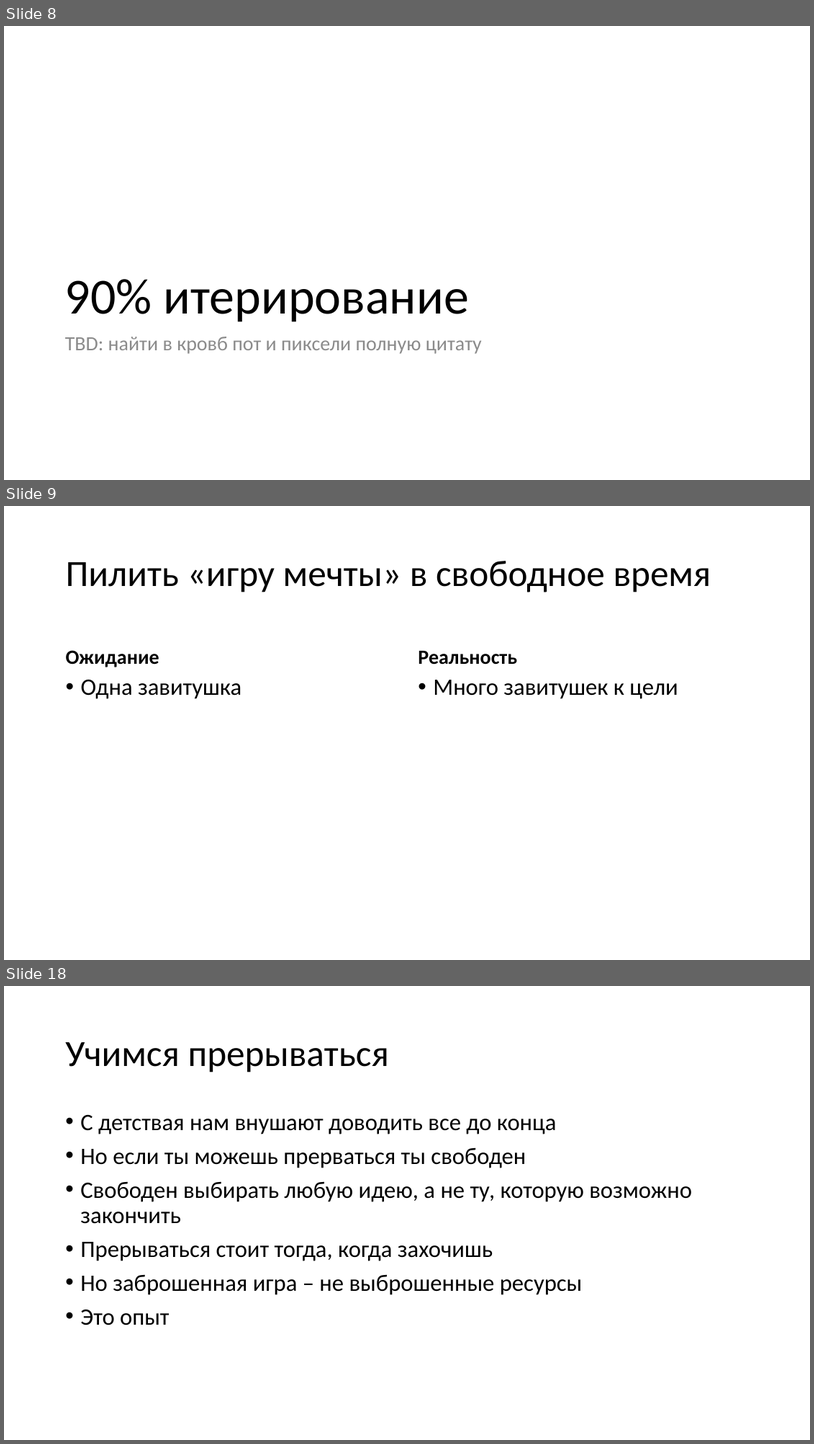
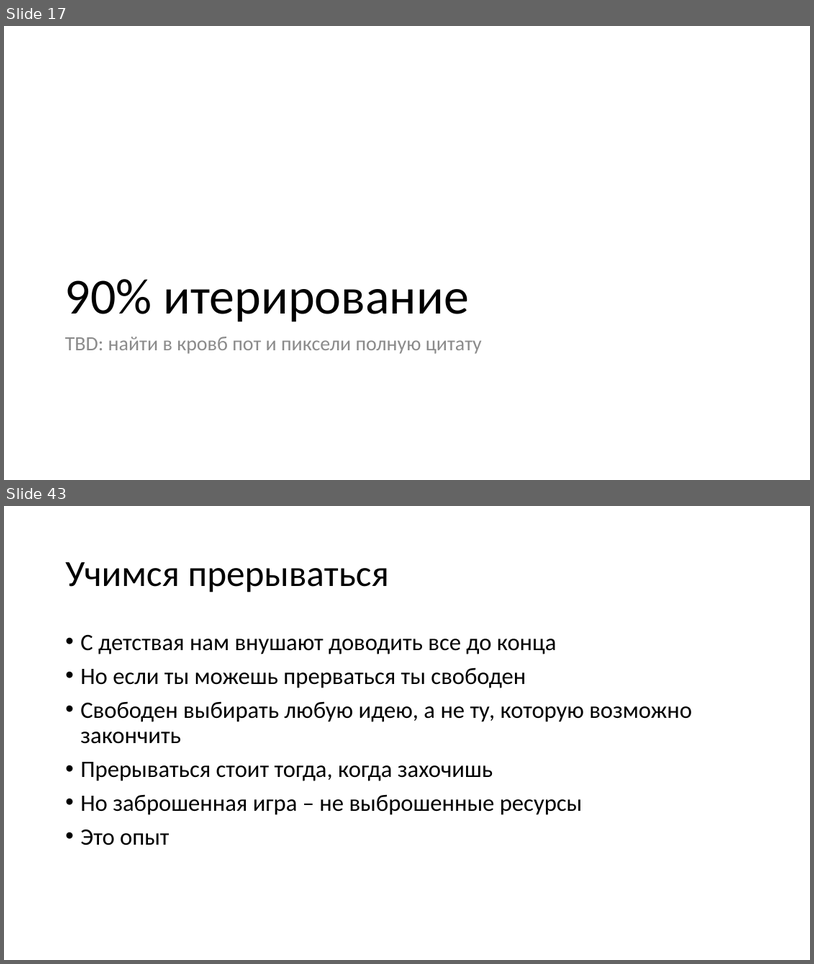
Before and after one commit to kugushev/presentations, a slide deck: 2020_GameDev-As-Hobby/Presentation.pptx. Shown one above the other, each under a label of ours: slides 8, 9 and 18 before the commit, slides 17 and 43 after it; the slides between them are not shown. The pictures are 814x1444 and 814x964 pixels, drawn with LibreOffice and Linux fonts; fonts in the diff are those of the drawing. Boxes give left, top, right and bottom in pixels: in the first picture for what was removed or moved away, otherwise in the second. Text is boxed around its words. In the diff, an @@ line names an element or a change of style, - is before the commit and + after.

```diff
--- a/2020_GameDev-As-Hobby/Presentation.pptx
+++ b/2020_GameDev-As-Hobby/Presentation.pptx
@@ slide 9 removed at [4, 506, 810, 960], background #FFFFFF @@
@@ title removed at [66, 561, 712, 592] @@
-Пилить «игру мечты» в свободное время
@@ text removed at [66, 650, 160, 667] @@
-Ожидание
@@ text removed at [418, 651, 517, 664] @@
-Реальность
@@ text removed at [81, 679, 242, 699] @@
-• Одна завитушка
@@ text removed at [433, 680, 678, 699] @@
-• Много завитушек к цели
@@ what was slide 8 is now slide 17 @@
@@ what was slide 18 is now slide 43 @@
```
Also in this commit, not shown: 5 slides changed, 28 slides added, 10 other slides removed.
